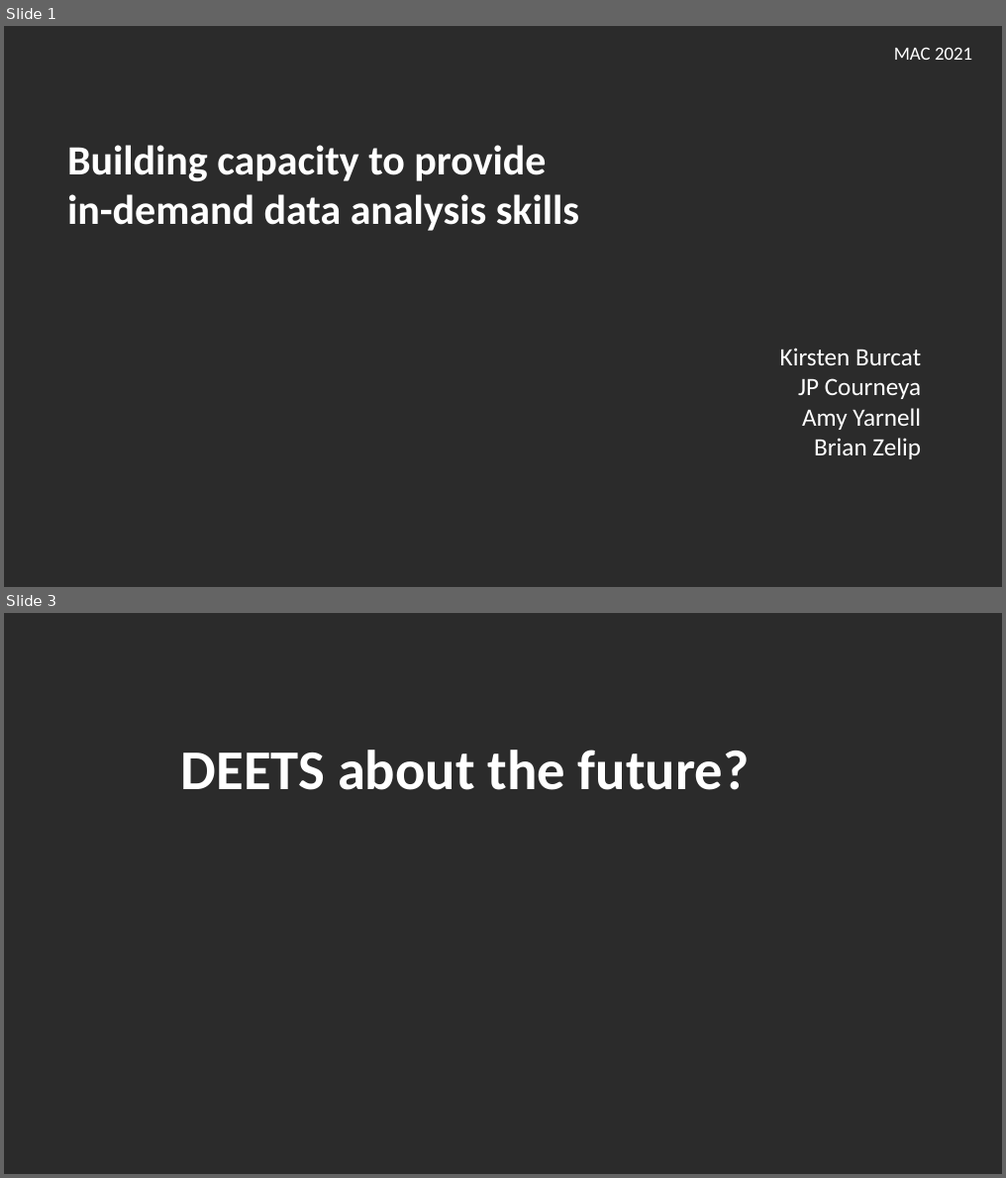
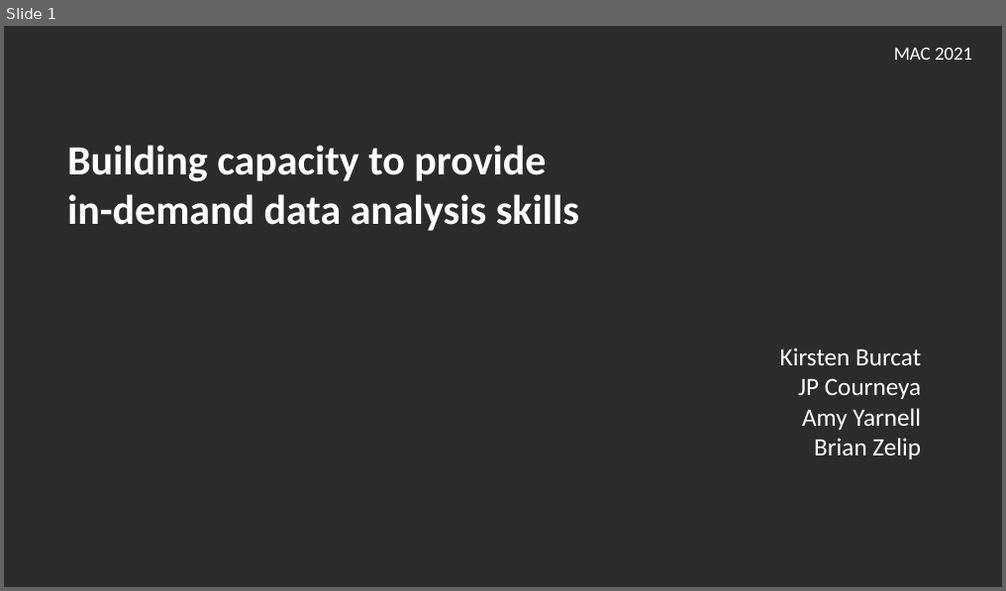
Before and after one commit to hshsl-training/library-carpentry-2021-11-03-04-NNLM-Region1-online, a slide deck: slides.pptx. Shown one above the other, each under a label of ours: slides 1 and 3 before the commit, slide 1 after it; the slides between them are not shown. The pictures are 1006x1178 and 1006x591 pixels, drawn with LibreOffice and Linux fonts; fonts in the diff are those of the drawing; background and template pictures are left out; a plain dark background stands for a picture behind light text. Boxes give left, top, right and bottom in pixels: in the first picture for what was removed or moved away, otherwise in the second. Text is boxed around its words. In the diff, an @@ line names an element or a change of style, - is before the commit and + after.

```diff
--- a/slides.pptx
+++ b/slides.pptx
@@ slide 3 removed at bbox=[4, 613, 1002, 1174], background picture (left out) @@
@@ text removed at bbox=[181, 750, 749, 790] @@
-DEETS about the future?
```
Also in this commit, not shown: 3 slides added, 1 other slide removed, 1 other file.
